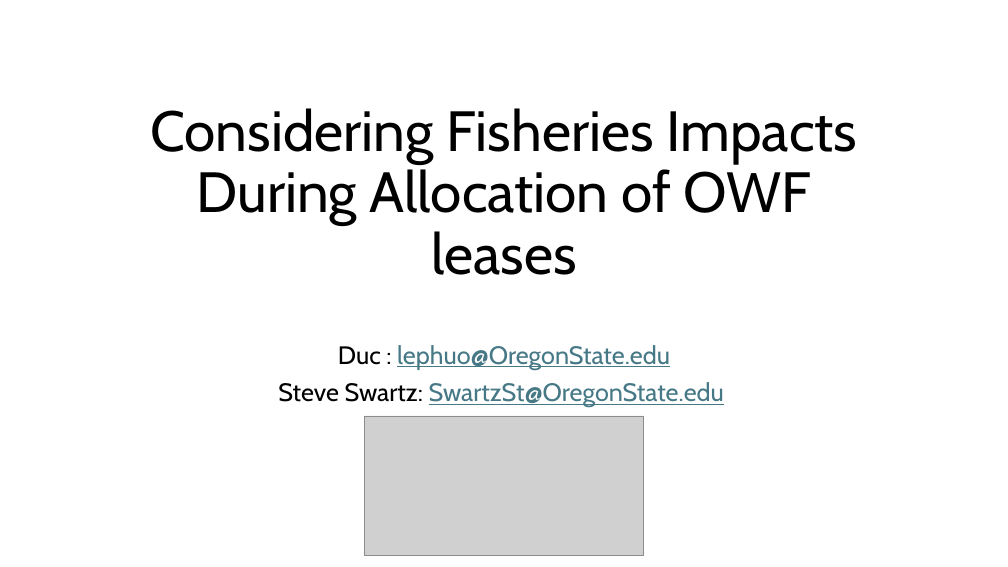
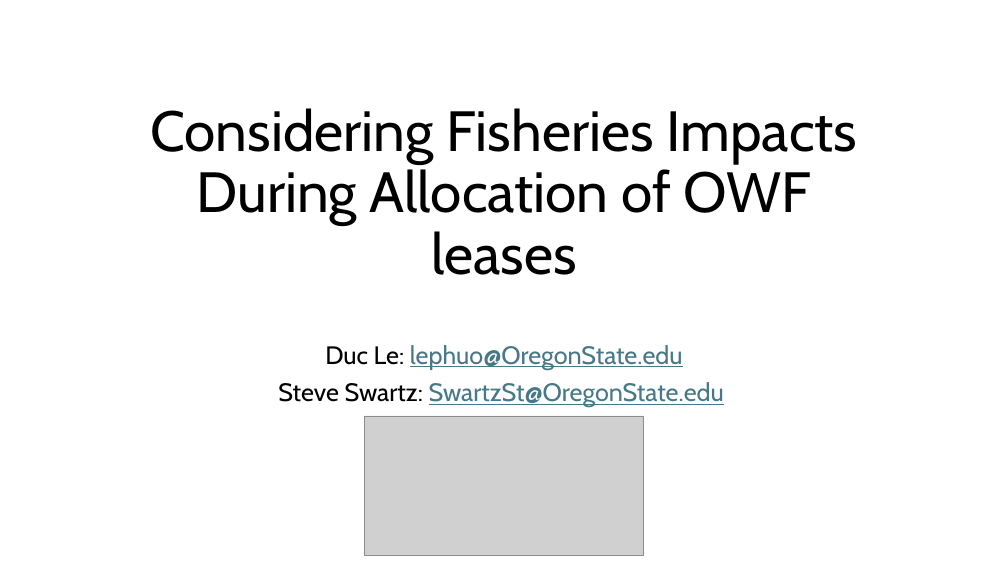
Before and after one commit to Duc1e/Wind-Turbine-Project-GEOG563, a slide deck: slide 12 of Documents/May Presentation.pptx. Drawn at 1008x567 pixels with LibreOffice and Linux fonts; fonts in the diff are those of the drawing; grey boxes stand for pictures. Boxes give left, top, right and bottom in pixels: in the first picture for what was removed or moved away, otherwise in the second. Text is boxed around its words. In the diff, an @@ line names an element or a change of style, - is before the commit and + after.

```diff
--- a/Documents/May Presentation.pptx
+++ b/Documents/May Presentation.pptx
@@ subtitle at box(325, 345, 683, 370): text changed @@
-Duc : lephuo@OregonState.edu
+Duc Le: lephuo@OregonState.edu
```
Also in this commit, not shown: 1 other slide changed, 4 slides added, 4 slides removed.
